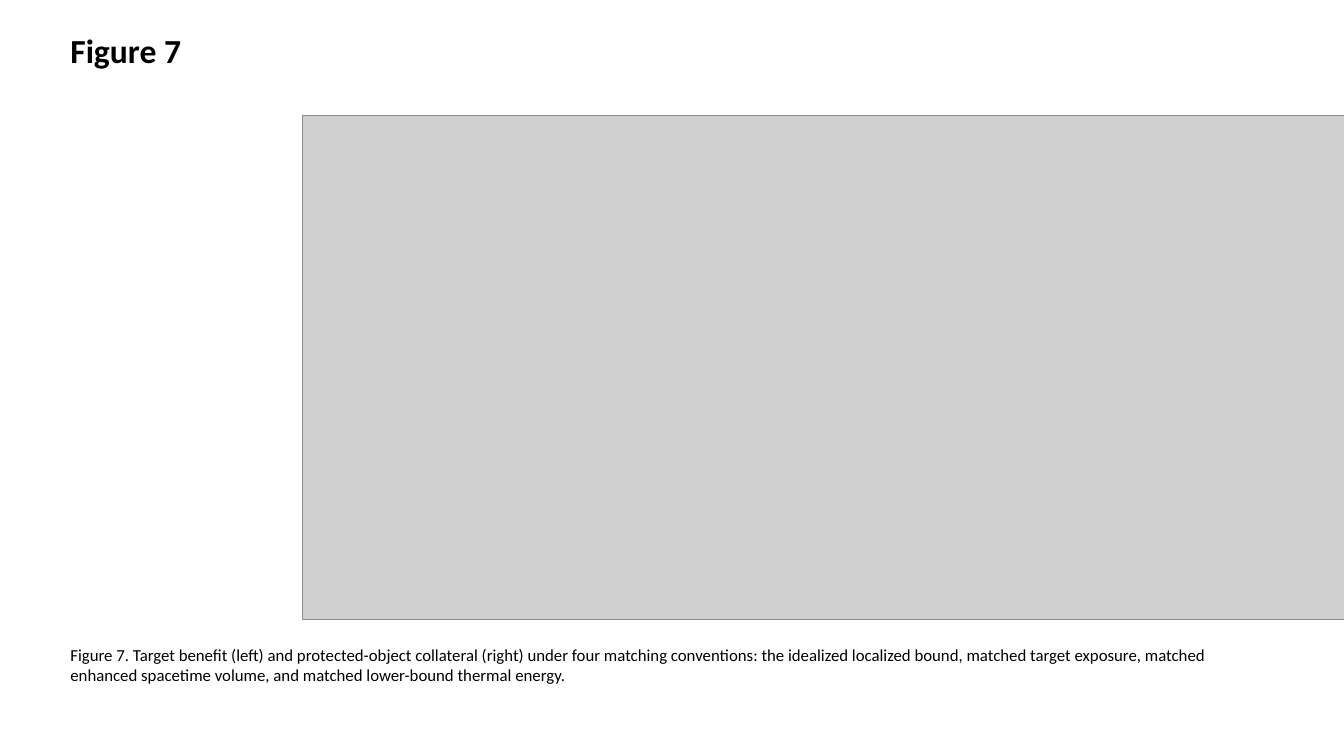
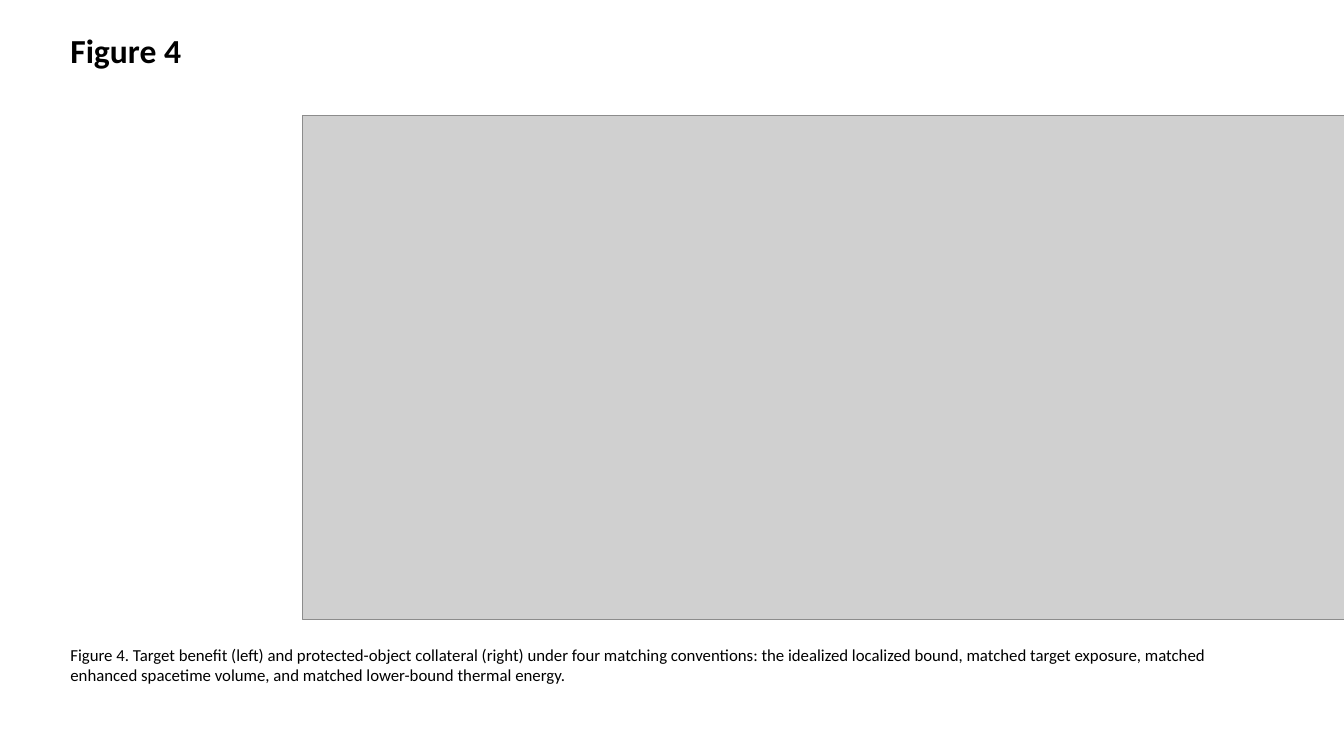
Before and after one commit to bougtoir/thermosphere-debris-selective-decay, a slide deck: slide 6 of manuscript/manuscript_figures.pptx. Drawn at 1344x756 pixels with LibreOffice and Linux fonts; fonts in the diff are those of the drawing; grey boxes stand for pictures. Boxes give left, top, right and bottom in pixels: in the first picture for what was removed or moved away, otherwise in the second. Text is boxed around its words. In the diff, an @@ line names an element or a change of style, - is before the commit and + after.

```diff
--- a/manuscript/manuscript_figures.pptx
+++ b/manuscript/manuscript_figures.pptx
@@ text at [70, 39, 181, 69]: text changed @@
-Figure 7
+Figure 4
@@ text at [70, 649, 1205, 684]: text changed @@
-Figure 7. Target benefit (left) and protected-object collateral (right) under four matching conventions: the idealized localized bound, matched target exposure, matched enhanced spacetime volume, and matched lower-bound thermal energy.
+Figure 4. Target benefit (left) and protected-object collateral (right) under four matching conventions: the idealized localized bound, matched target exposure, matched enhanced spacetime volume, and matched lower-bound thermal energy.
```
Also in this commit, not shown: 6 other slides changed, 20 other files.
